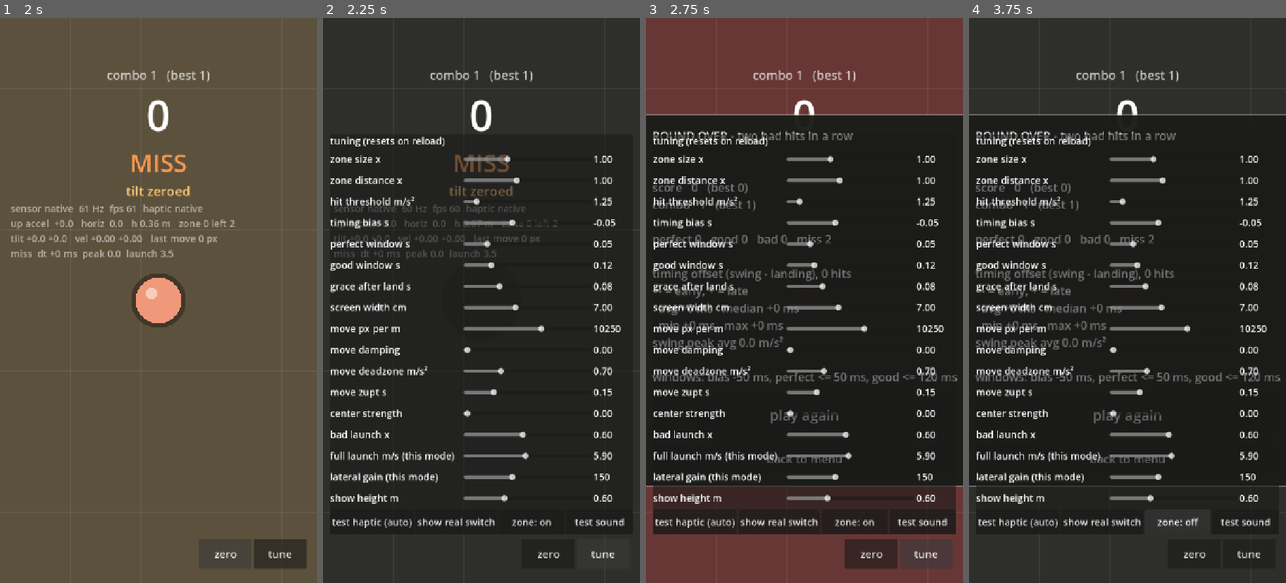
Above: before the commit, frames 1-4 (left to right).
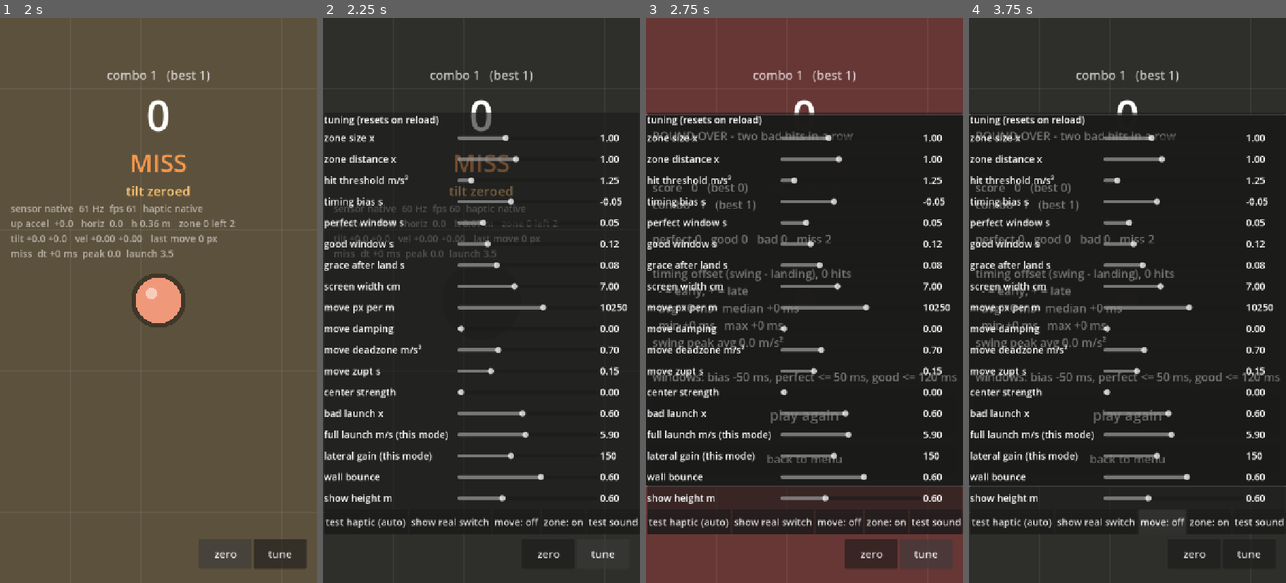
Above: after the commit, the same moments.

Repository: Xionday/Papapa
Game: Godot game, scene res://scenes/main.tscn
The game is run twice, just before and just after one commit, with the same random seed, the same clock (stepped at 60 frames per second) and the same inputs.
Inputs (mouse positions are in pixels of both pictures, inside the frame that each line leads up to):
- Up to frame 1 (2 s): click "endless" at 0.5 s; click "zero" at 1.25 s
- Up to frame 2 (2.25 s): click "tune" at 2 s
- Up to frame 3 (2.75 s): no input
- Up to frame 4 (3.75 s): click (1162, 520) at 2.75 s, where only the run after the commit has a clickable "move: off"; click (1162, 520) at 3.5 s, where only the run after the commit has a clickable "move: on"

Frame 1 is identical in both runs. In frame 2, 8.6% of the frame differs, in the area x 0-100%, y 16-91%; in frame 3, 9.5%, in the area x 0-100%, y 16-92%; in frame 4, 9.0%.

Commit message:
先測傾斜：手機位移預設關閉（tune 可開）；撞到螢幕邊緣回彈（係數 0.6）＋邊緣閃光＋音效
Co-Authored-By: Claude Fable 5.1 <noreply@anthropic.com>
Claude-Session: https://claude.ai/code/session_01M2isnyCwhhtueNisXY1RbR

Diff:
--- a/scenes/main.tscn
+++ b/scenes/main.tscn
@@ -140,6 +140,13 @@
 theme_override_font_sizes/font_size = 22
 text = "show real switch"
 
+[node name="MoveToggle" type="Button" parent="HUD/Panel/VBox/Tests"]
+layout_mode = 2
+custom_minimum_size = Vector2(0, 56)
+size_flags_horizontal = 3
+theme_override_font_sizes/font_size = 22
+text = "move: off"
+
 [node name="ZoneToggle" type="Button" parent="HUD/Panel/VBox/Tests"]
 layout_mode = 2
 custom_minimum_size = Vector2(0, 56)
--- a/scripts/game.gd
+++ b/scripts/game.gd
@@ -19,7 +19,7 @@
 @export var perfect_dt: float = 0.05        ## s，|揮擊 − 落地| 在這之內 = PERFECT
 @export var good_dt: float = 0.12           ## s，在這之內 = GOOD；再外面 = BAD
 ## 手機位移（衝量版）：水平加速度積分成速度、再強力阻尼，位移 = 速度 × px_per_m
-@export var move_enabled: bool = true
+@export var move_enabled: bool = false     ## 手機位移暫時關閉，先測傾斜彈跳
 @export var move_deadzone: float = 0.7      ## m/s²，低於這個的水平加速度視為手持雜訊（靜止時不起步）
 @export var move_damping: float = 0.0       ## 1/s，速度衰減（0 = 純積分，靠 ZUPT 歸零）
 @export var move_lowpass: float = 0.05      ## s，加速度低通時間常數
@@ -28,6 +28,7 @@
 @export var screen_width_cm: float = 7.0    ## 螢幕實體寬度（iPhone 約 6.5–7.2），start_game 時用它算 px_per_m
 @export var center_strength: float = 0.0    ## 每次拍起，球在飛行中回到螢幕中心的比例（0 = 不回中）
 @export var edge_margin: float = 40.0       ## px，球離螢幕邊緣最少保留（endless 模式）
+@export var wall_bounce: float = 0.6        ## 撞牆回彈係數：0 = 停住，1 = 全反彈
 @export var clamp_in_zone_mode: bool = false ## 光圈模式不鎖邊界：球釘在世界裡，鏡頭怎麼移都不會被推著走
 @export var good_launch: float = 0.9        ## GOOD 的起跳速度倍率
 @export var bad_launch: float = 0.6         ## BAD / MISS 的起跳速度倍率
@@ -97,6 +98,8 @@
 var _zone_fade: float = 0.0                 ## 舊圈淡出剩餘時間
 var _zone_grow: float = 0.0                 ## 新圈放大剩餘時間
 var _zone_hit_flash: float = 0.0
+var _wall_flash: float = 0.0
+var _wall_pos: Vector2 = Vector2.ZERO
 var fell_outside: bool = false              ## 這局是因為落在圈外結束
 var _ring_gold: float = 0.0                 ## PERFECT 後金環剩餘時間
 var _ring_gold_total: float = 0.5           ## 金環總時長 = 這次彈起到最高點的時間
@@ -307,6 +310,7 @@
 	_zone_fade = max(0.0, _zone_fade - delta)
 	_zone_grow = max(0.0, _zone_grow - delta)
 	_zone_hit_flash = max(0.0, _zone_hit_flash - delta)
+	_wall_flash = max(0.0, _wall_flash - delta)
 	_step_move(delta)
 	_step_ash(delta)
 
@@ -516,11 +520,18 @@
 	var half := get_viewport_rect().size * 0.5 - Vector2(edge_margin, edge_margin)
 	var d := ball_pos - paddle_pos
 	var c := Vector2(clamp(d.x, -half.x, half.x), clamp(d.y, -half.y, half.y))
+	var hit_wall := false
 	if c.x != d.x:
-		v_lat.x = 0.0
+		v_lat.x = -v_lat.x * wall_bounce
+		hit_wall = true
 	if c.y != d.y:
-		v_lat.y = 0.0
+		v_lat.y = -v_lat.y * wall_bounce
+		hit_wall = true
 	ball_pos = paddle_pos + c
+	if hit_wall and v_lat.length() > 20.0:
+		_wall_flash = 0.2
+		_wall_pos = _to_screen(ball_pos)
+		_sfx.play("wall")
 
 
 ## ---- 畫面 ----
@@ -553,6 +564,19 @@
 
 	if state == "menu":
 		return
+	## 撞牆閃光：在撞到的那一側畫一條亮邊
+	if _wall_flash > 0.0:
+		var f: float = _wall_flash / 0.2
+		var wc := Color(1, 1, 1, 0.5 * f)
+		var m := edge_margin
+		if _wall_pos.x <= m + 1.0:
+			draw_rect(Rect2(0, 0, m, vp.y), wc)
+		elif _wall_pos.x >= vp.x - m - 1.0:
+			draw_rect(Rect2(vp.x - m, 0, m, vp.y), wc)
+		if _wall_pos.y <= m + 1.0:
+			draw_rect(Rect2(0, 0, vp.x, m), wc)
+		elif _wall_pos.y >= vp.y - m - 1.0:
+			draw_rect(Rect2(0, vp.y - m, vp.x, m), wc)
 	if zone_mode:
 		_draw_zone(vp)
 
--- a/scripts/hud.gd
+++ b/scripts/hud.gd
@@ -23,6 +23,7 @@
 @onready var _show_switch: Button = $Panel/VBox/Tests/ShowSwitch
 @onready var _test_sound: Button = $Panel/VBox/Tests/TestSound
 @onready var _zone_btn: Button = $Panel/VBox/Tests/ZoneToggle
+@onready var _move_btn: Button = $Panel/VBox/Tests/MoveToggle
 
 ## name, property, min, max, step
 const PARAMS := [
@@ -42,6 +43,7 @@
 	["bad launch x", "bad_launch", 0.3, 0.95, 0.05],
 	["full launch m/s (this mode)", "full_launch", 3.0, 9.0, 0.1],
 	["lateral gain (this mode)", "lateral_gain", 0.0, 400.0, 10.0],
+	["wall bounce", "wall_bounce", 0.0, 1.0, 0.05],
 	["show height m", "show_height", 0.2, 1.5, 0.05],
 ]
 
@@ -89,6 +91,10 @@
 	_show_switch.pressed.connect(func():
 		_sensor.show_haptic_switch()
 		_show_msg("tap the switch at bottom-left"))
+	_move_btn.text = "move: on" if _game.move_enabled else "move: off"
+	_move_btn.pressed.connect(func():
+		_game.move_enabled = not _game.move_enabled
+		_move_btn.text = "move: on" if _game.move_enabled else "move: off")
 	_zone_btn.text = "zone: on" if _game.zone_mode else "zone: off"
 	_zone_btn.pressed.connect(func():
 		_game.zone_mode = not _game.zone_mode
--- a/scripts/sfx.gd
+++ b/scripts/sfx.gd
@@ -17,6 +17,7 @@
 	_streams["miss"] = _tone([160.0], 0.2, 0.4, "square")
 	_streams["stop"] = _tone([140.0, 100.0], 0.4, 0.5, "square")
 	_streams["tick"] = _tone([1200.0], 0.03, 0.25, "sine")
+	_streams["wall"] = _tone([300.0], 0.06, 0.3, "square")
 	_streams["zone"] = _tone([523.0, 784.0, 1047.0], 0.22, 0.4, "sine")
 	for i in 6:
 		var p := AudioStreamPlayer.new()
